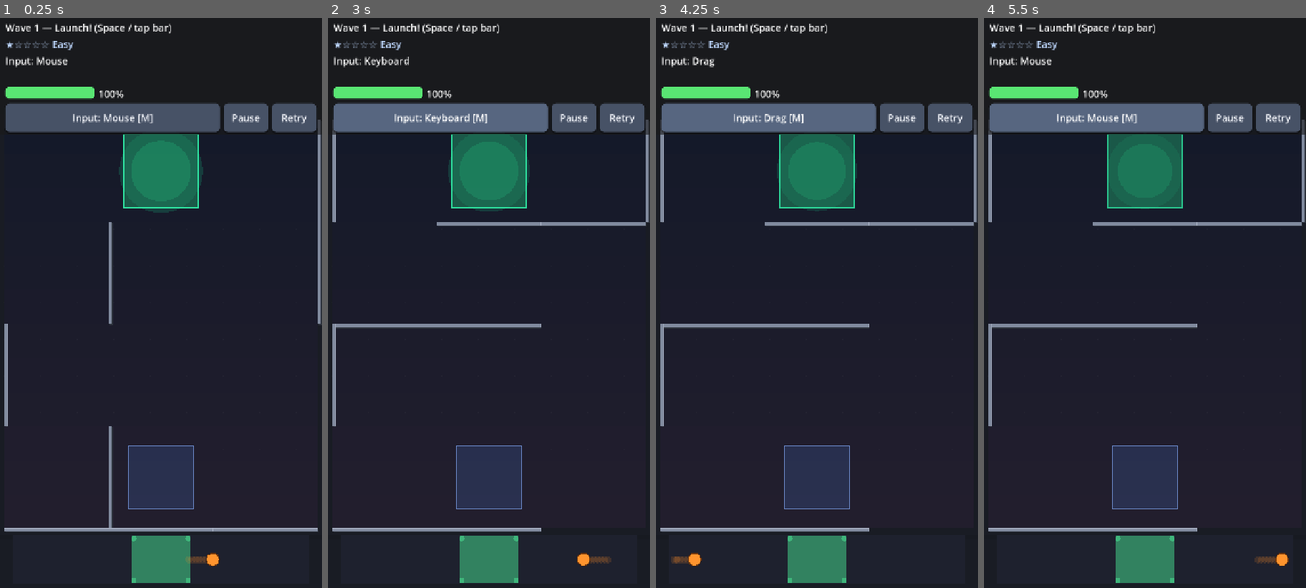
Above: before the commit, frames 1-4 (left to right).
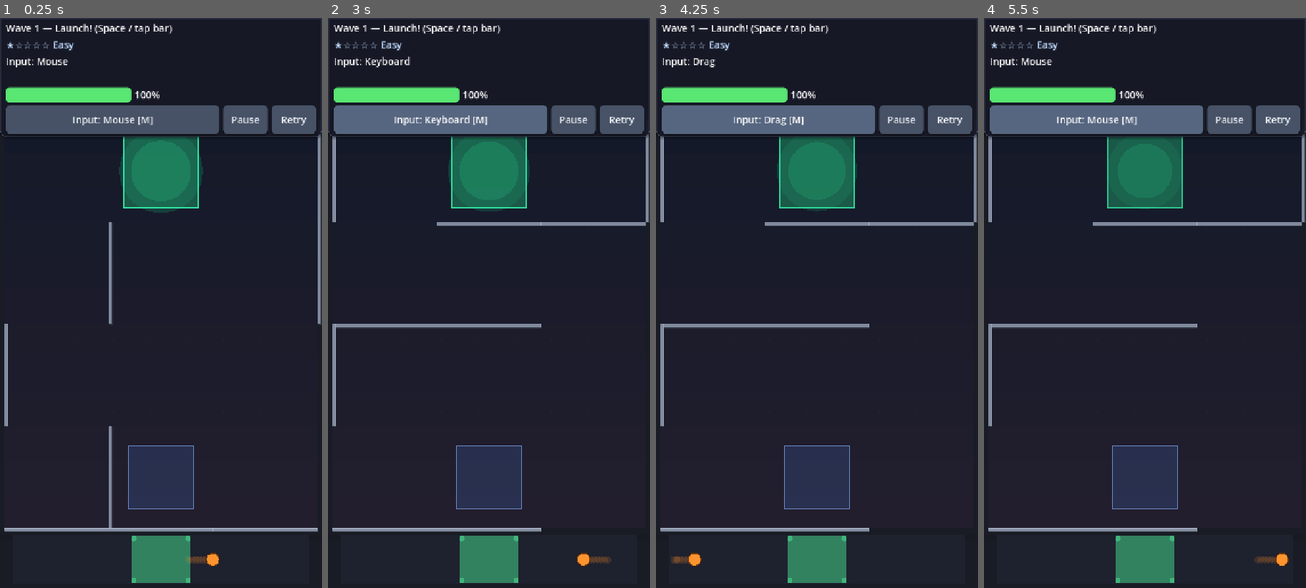
Above: after the commit, the same moments.

Repository: mhaiprojects/Spinning-Top-Maze
Game: Godot game, scene res://scenes/main.tscn
Two runs of this game, one before a commit and one after it. Both use one fixed random seed, a clock stepped at 60 frames per second and the inputs below.
Inputs:
- Up to frame 1 (0.25 s): no input
- Up to frame 2 (3 s): click "Retry" at 0.5 s; click "Retry" at 1.25 s; click "Retry" at 2 s; click "Input: Mouse [M]" at 2.75 s
- Up to frame 3 (4.25 s): click "Input: Keyboard [M]" at 3.5 s
- Up to frame 4 (5.5 s): click "Input: Drag [M]" at 4.25 s; click "Input: Tilt [M]" at 5 s

The runs differ from the first frame. In frame 1, 3.1% of the frame differs, in the area x 0-100%, y 0-22%; in frame 2, 3.3%; in frame 3, 3.1%; in frame 4, 3.2%.

Commit message:
2026-11-18 22:37 AEDT: center wave overlays with CenterContainer
Replace fixed-offset overlay card with a full-rect CenterContainer so cleared
and fell panels stay viewport-centered at any size. Polish HUD band styling and
wire overlay button clicks directly to advance/retry actions.

Co-authored-by: Cursor <cursoragent@cursor.com>

Diff:
--- a/scripts/game_ui.gd
+++ b/scripts/game_ui.gd
@@ -61,6 +61,12 @@
 	return _overlay_btn.get_global_rect()
 
 
+func overlay_card_rect() -> Rect2:
+	if _overlay_card == null:
+		return Rect2()
+	return _overlay_card.get_global_rect()
+
+
 func hud_screen_rect() -> Rect2:
 	if _hud_band == null:
 		return Rect2()
@@ -83,7 +89,9 @@
 			return true
 	if event is InputEventMouseButton and event.pressed and event.button_index == MOUSE_BUTTON_LEFT:
 		if _overlay_btn.get_global_rect().has_point(event.position):
-			return false
+			_activate_overlay_action()
+			get_viewport().set_input_as_handled()
+			return true
 	return false
 
 
@@ -93,6 +101,15 @@
 	_hud_band.set_anchors_preset(Control.PRESET_TOP_WIDE)
 	_hud_band.offset_bottom = _hud_height
 	_hud_band.mouse_filter = Control.MOUSE_FILTER_STOP
+	var hud_box := StyleBoxFlat.new()
+	hud_box.bg_color = Color(0.09, 0.1, 0.15, 0.94)
+	hud_box.border_color = Color(0.35, 0.38, 0.5, 0.35)
+	hud_box.set_border_width_all(1)
+	hud_box.corner_radius_bottom_left = 14
+	hud_box.corner_radius_bottom_right = 14
+	hud_box.shadow_size = 6
+	hud_box.shadow_color = Color(0, 0, 0, 0.4)
+	_hud_band.add_theme_stylebox_override("panel", hud_box)
 	add_child(_hud_band)
 	var margin := MarginContainer.new()
 	margin.add_theme_constant_override("margin_left", 12)
@@ -119,7 +136,7 @@
 	_power_bar = ProgressBar.new()
 	_power_bar.min_value = 0
 	_power_bar.max_value = 100
-	_power_bar.custom_minimum_size = Vector2(200, 26)
+	_power_bar.custom_minimum_size = Vector2(280, 34)
 	_power_bar.show_percentage = false
 	var fill := StyleBoxFlat.new()
 	fill.bg_color = Color(0.35, 0.9, 0.45)
@@ -163,13 +180,13 @@
 	panel.set_anchors_and_offsets_preset(Control.PRESET_FULL_RECT)
 	panel.mouse_filter = Control.MOUSE_FILTER_IGNORE
 	_overlay.add_child(panel)
+	var center := CenterContainer.new()
+	center.set_anchors_and_offsets_preset(Control.PRESET_FULL_RECT)
+	center.mouse_filter = Control.MOUSE_FILTER_IGNORE
+	_overlay.add_child(center)
 	_overlay_card = PanelContainer.new()
-	_overlay_card.set_anchors_preset(Control.PRESET_CENTER)
-	_overlay_card.offset_left = -180
-	_overlay_card.offset_right = 180
-	_overlay_card.offset_top = -120
-	_overlay_card.offset_bottom = 120
 	_overlay_card.mouse_filter = Control.MOUSE_FILTER_STOP
+	_overlay_card.custom_minimum_size = Vector2(320, 180)
 	var card_box := StyleBoxFlat.new()
 	card_box.bg_color = Color(0.16, 0.18, 0.24, 0.95)
 	card_box.corner_radius_top_left = 16
@@ -178,7 +195,7 @@
 	card_box.corner_radius_bottom_right = 16
 	card_box.shadow_size = 8
 	_overlay_card.add_theme_stylebox_override("panel", card_box)
-	_overlay.add_child(_overlay_card)
+	center.add_child(_overlay_card)
 	var vb := VBoxContainer.new()
 	vb.add_theme_constant_override("separation", 18)
 	_overlay_card.add_child(vb)
